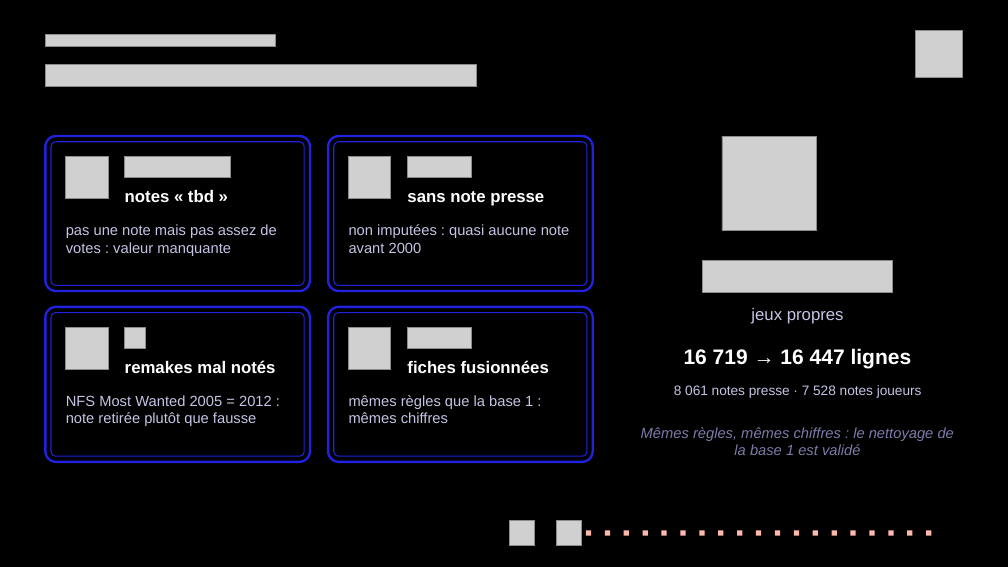
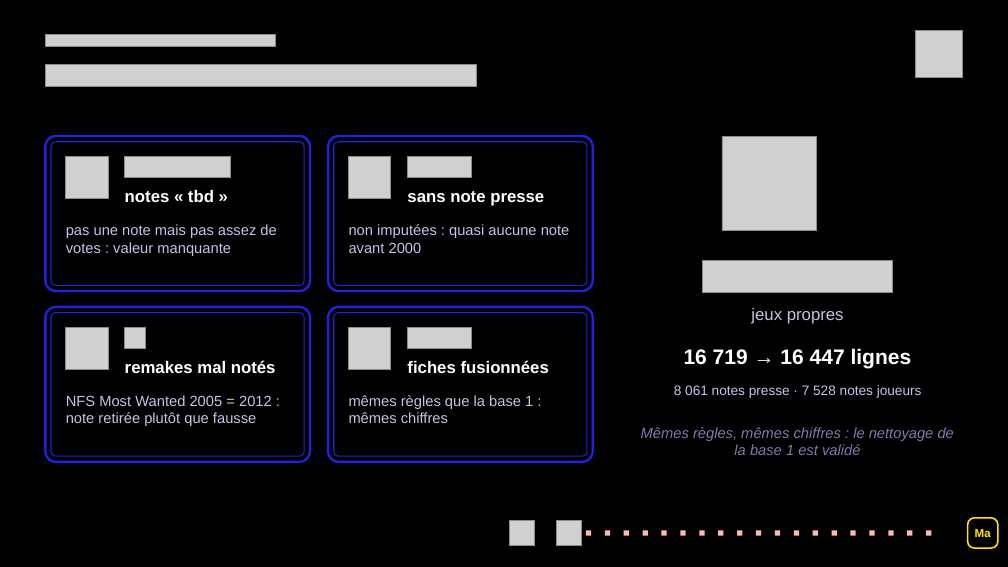
Before and after one commit to BOUADEIKHEIREDDINE/vgsales-data-wrangling, a slide deck: slide 23 of presentation/presentation_complete.pptx. Drawn at 1008x567 pixels with LibreOffice and Linux fonts; fonts in the diff are those of the drawing; grey boxes stand for pictures; background and template pictures are left out. Boxes give left, top, right and bottom in pixels: in the first picture for what was removed or moved away, otherwise in the second. Text is boxed around its words. In the diff, an @@ line names an element or a change of style, - is before the commit and + after.

```diff
--- a/presentation/presentation_complete.pptx
+++ b/presentation/presentation_complete.pptx
@@ rounded rectangle added at (968, 518, 998, 548), fill #000000, outline #FFE600 1.5 pt, 11 pt, text #FFE600, bold @@
+Ma
```
Also in this commit, not shown: 36 other slides changed, 1 other file.
